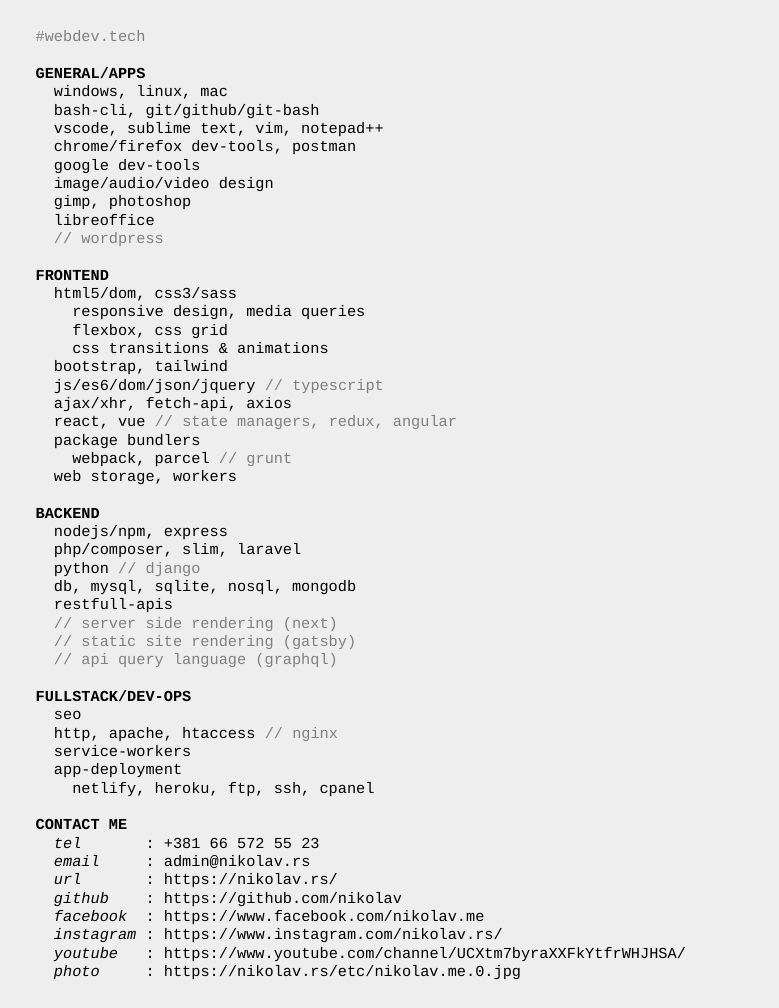
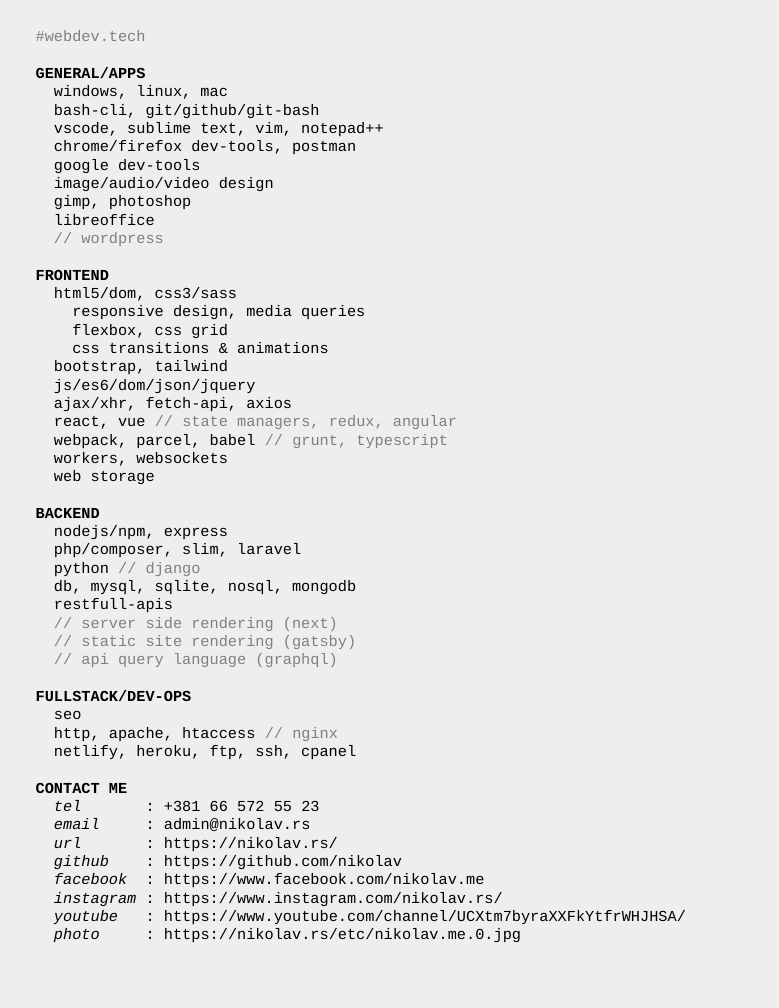
Before and after one commit to nikolav/nikolav.rs, a slide deck: slide 1 of etc/webdev-tech.odp. Drawn at 779x1008 pixels with LibreOffice and Linux fonts; fonts in the diff are those of the drawing. Boxes give left, top, right and bottom in pixels: in the first picture for what was removed or moved away, otherwise in the second. Text is boxed around its words. In the diff, an @@ line names an element or a change of style, - is before the commit and + after.

```diff
--- a/etc/webdev-tech.odp
+++ b/etc/webdev-tech.odp
@@ text at (54,379,255,393): text changed @@
-js/es6/dom/json/jquery // typescript
+js/es6/dom/json/jquery
@@ text at (54,434,448,484): text changed @@
-package bundlers
-webpack, parcel // grunt
-web storage, workers
+webpack, parcel, babel // grunt, typescript
+workers, websockets
+web storage
@@ text at (54,745,191,777): paragraphs removed @@
-service-workers
-app-deployment
```
Also in this commit, not shown: 3 other files.
